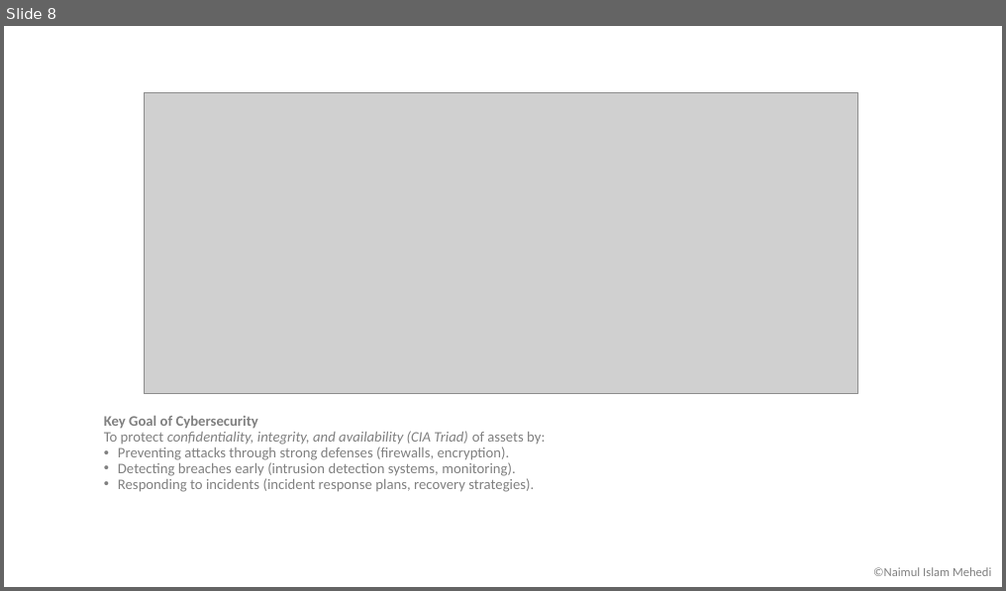
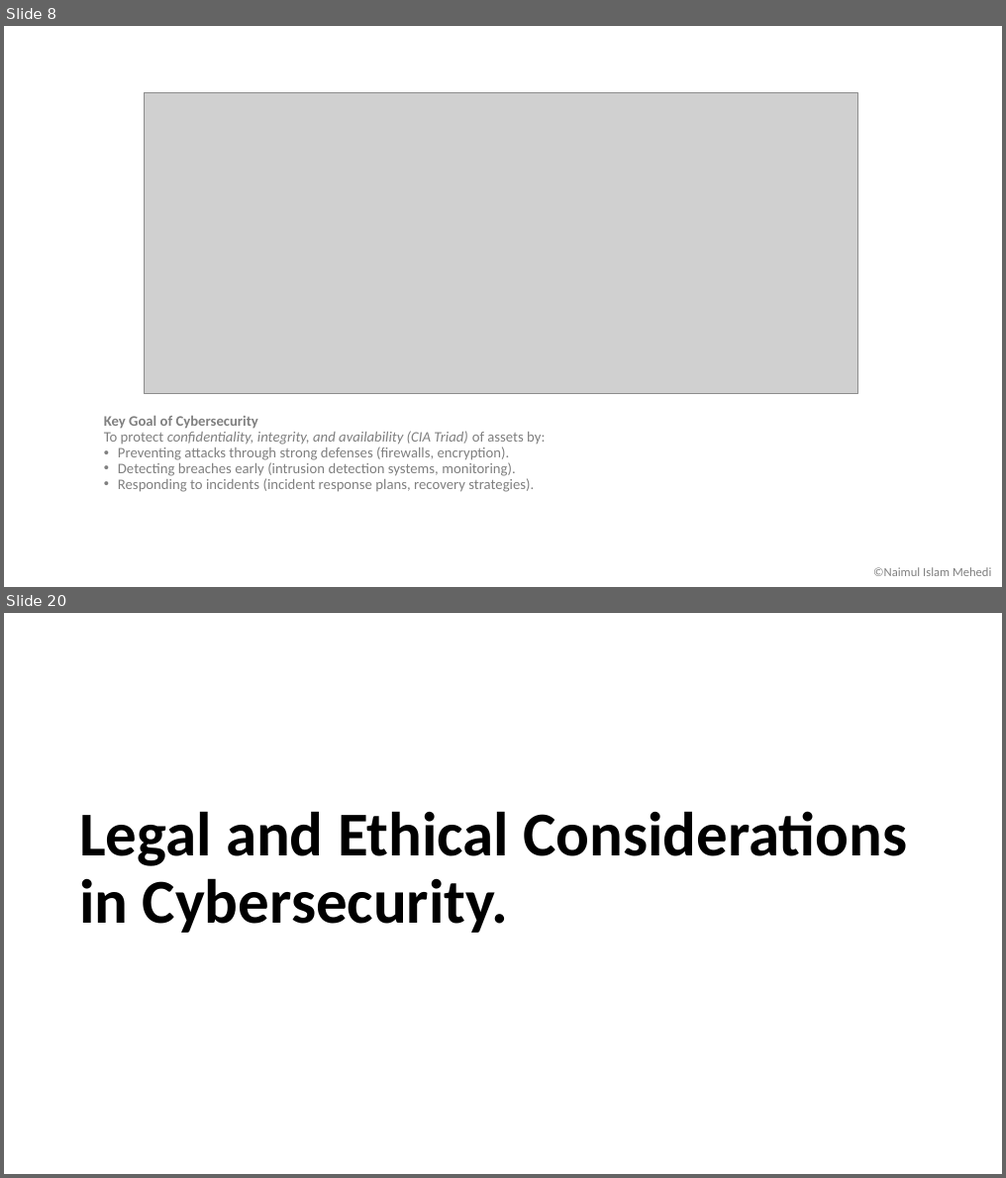
Before and after one commit to MehediAndInterface/Cyber-Security, a slide deck: Module 1 - Introduction to Cybersecurity/1. Introduction to Cybersecurity.pptx. Shown one above the other, each under a label of ours: slide 8 before the commit, slides 8 and 20 after it; the slides between them are not shown. The pictures are 1006x591 and 1006x1178 pixels, drawn with LibreOffice and Linux fonts; fonts in the diff are those of the drawing; grey boxes stand for pictures. Boxes give left, top, right and bottom in pixels: in the first picture for what was removed or moved away, otherwise in the second. Text is boxed around its words. In the diff, an @@ line names an element or a change of style, - is before the commit and + after.

```diff
--- a/Module 1 - Introduction to Cybersecurity/1. Introduction to Cybersecurity.pptx
+++ b/Module 1 - Introduction to Cybersecurity/1. Introduction to Cybersecurity.pptx
@@ slide 20 added at box(4, 613, 1002, 1174), background #FFFFFF @@
@@ title added at box(79, 811, 908, 933), 60 pt, text #000000, bold @@
+Legal and Ethical Considerations in Cybersecurity.
```
Also in this commit, not shown: 13 other slides added, 4 other files.
